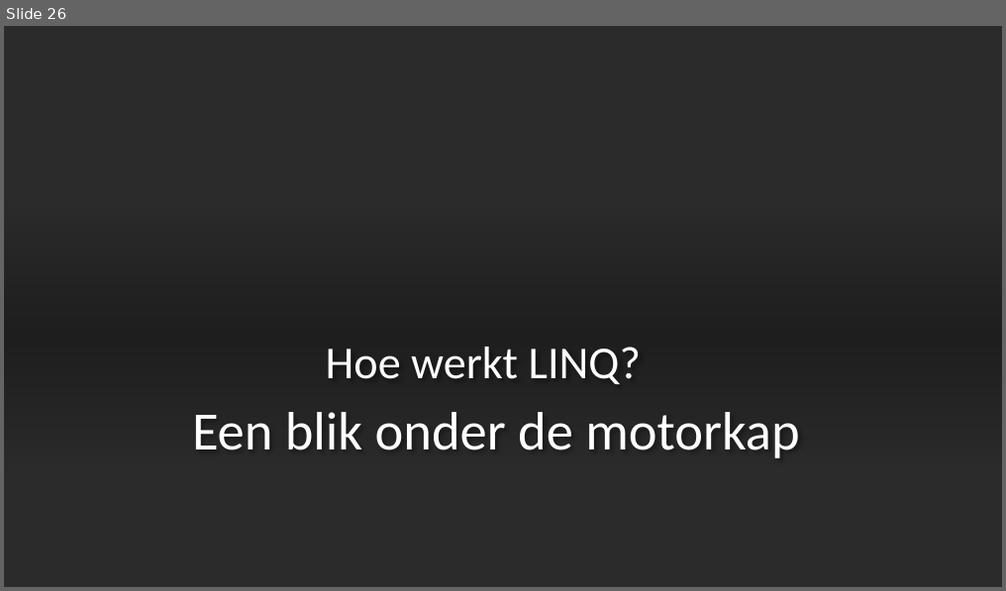
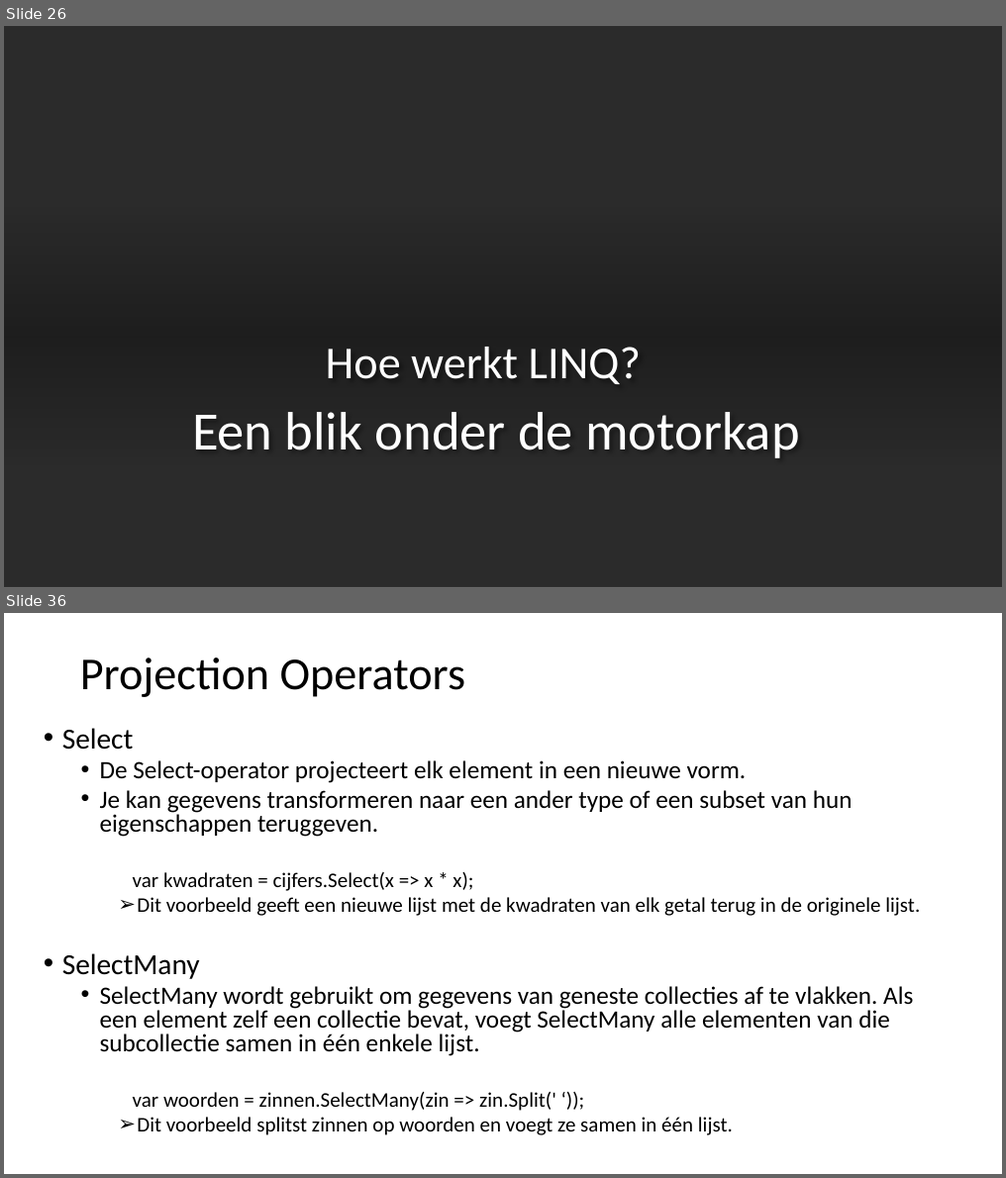
Before and after one commit to Fleximinded/SyntraAB.2024, a slide deck: !Documents/CSharp-LINQ.pptx. Shown one above the other, each under a label of ours: slide 26 before the commit, slides 26 and 36 after it; the slides between them are not shown. The pictures are 1006x591 and 1006x1178 pixels, drawn with LibreOffice and Linux fonts; fonts in the diff are those of the drawing; background and template pictures are left out; a plain dark background stands for a picture behind light text. Boxes give left, top, right and bottom in pixels: in the first picture for what was removed or moved away, otherwise in the second. Text is boxed around its words. In the diff, an @@ line names an element or a change of style, - is before the commit and + after.

```diff
--- a/!Documents/CSharp-LINQ.pptx
+++ b/!Documents/CSharp-LINQ.pptx
@@ slide 36 added at (4, 613, 1002, 1174), background #FFFFFF @@
@@ title added at (80, 658, 465, 697), 44 pt, text #000000 @@
+Projection Operators
@@ text added at (62, 728, 920, 1136), 24 pt, text #000000 @@
+• Select
+  • De Select-operator projecteert elk element in een nieuwe vorm.
+  • Je kan gegevens transformeren naar een ander type of een subset van hun eigenschappen teruggeven.
+    var kwadraten = cijfers.Select(x => x * x);
+    ➢ Dit voorbeeld geeft een nieuwe lijst met de kwadraten van elk getal terug in de originele lijst.
+• SelectMany
+  • SelectMany wordt gebruikt om gegevens van geneste collecties af te vlakken. Als een element zelf een collectie bevat, voegt SelectMany alle elementen van die subcollectie samen in één enkele lijst.
+    var woorden = zinnen.SelectMany(zin => zin.Split(' ‘));
+    ➢ Dit voorbeeld splitst zinnen op woorden en voegt ze samen in één lijst.
```
Also in this commit, not shown: 17 other slides added, 1 slide removed, 11 other files.
